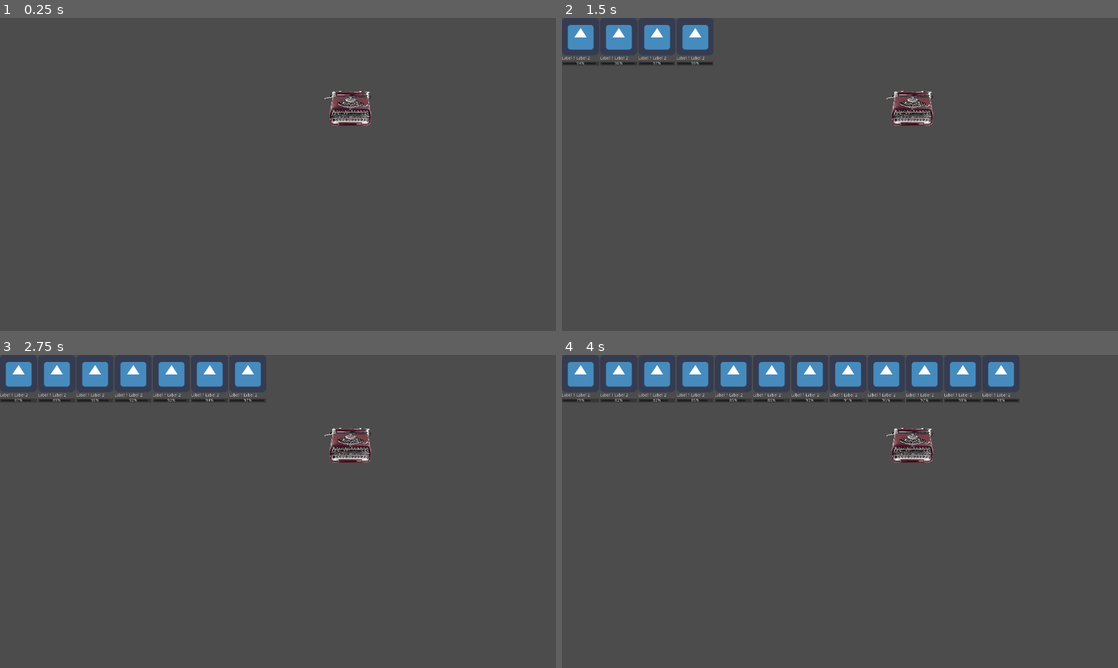
Above: before the commit, frames 1-4 (two rows, left to right).
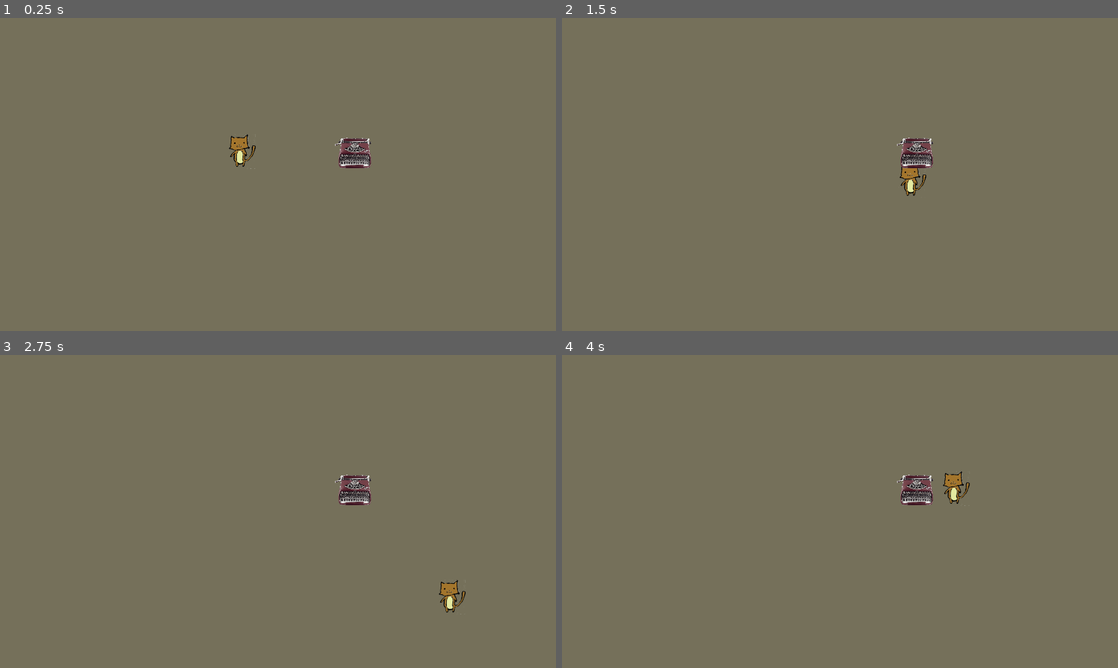
Above: after the commit, the same moments.

Repository: algch/NekoHon
Game: Godot game, scene res://World.tscn
Same seed, same stepped clock (60 frames per second), same inputs: the game is played once before the commit and once after it. The engine's default icon, where the game draws it, is replaced by a stand-in: a white triangle on a blue panel in a dark square.
Inputs:
- Up to frame 1 (0.25 s): no input
- Up to frame 2 (1.5 s): tap Enter at 0.5 s; hold Right (ui_right) 0.53-1.28 s; tap Space (ui_select) at 0.6, 0.77, 1.07, 1.35 s; hold Down (ui_down) from 1.28 s (still down)
- Up to frame 3 (2.75 s): tap Space (ui_select) at 1.52, 1.82, 2.1 s; release Down (ui_down) at 2.03 s; hold Right (ui_right) from 2.03 s (still down)
- Up to frame 4 (4 s): release Right (ui_right) at 2.78 s; hold Up (ui_up) 2.78-3.53 s; tap Space (ui_select) at 2.85, 3.02, 3.32, 3.6, 3.77 s; hold Left (ui_left) from 3.53 s (still down)

The runs differ from the first frame. In frame 1, 100% of the frame differs, in the area x 0-100%, y 0-100%; in frame 2, 100%; in frame 3, 100%; in frame 4, 100%.

Commit message:
wip

Diff:
--- a/Characters/ControllableCharacter.gd
+++ b/Characters/ControllableCharacter.gd
@@ -1,4 +1,5 @@
 extends Character
+
 
 func _unhandled_input(event):
 	if event.is_action_pressed("ui_up"):
@@ -22,4 +23,5 @@
 		x_axis -= 1
 
 	if event.is_action_released("ui_select") and self.action.is_valid():
+		print("calling function")
 		self.action.call_func(self.context)
--- a/Characters/ControllableCharacter.tscn
+++ b/Characters/ControllableCharacter.tscn
@@ -1,12 +1,16 @@
-[gd_scene load_steps=3 format=2]
+[gd_scene load_steps=4 format=2]
 
 [ext_resource path="res://Characters/ControllableCharacter.gd" type="Script" id=1]
+[ext_resource path="res://Characters/Sprites/Cat1.png" type="Texture" id=2]
 
 [sub_resource type="RectangleShape2D" id=1]
-extents = Vector2( 120, 120 )
+extents = Vector2( 60, 60 )
 
 [node name="ControllableCharacter" type="KinematicBody2D"]
 script = ExtResource( 1 )
 
 [node name="CollisionShape2D" type="CollisionShape2D" parent="."]
 shape = SubResource( 1 )
+
+[node name="Sprite" type="Sprite" parent="."]
+texture = ExtResource( 2 )
--- /dev/null
+++ b/Environment/Order.gd
@@ -0,0 +1,23 @@
+extends Node
+
+class_name Order
+
+signal order_created
+
+# Path of stations to become fulfilled
+var station_path = []
+
+var min_time = 10
+var max_time = 20
+
+var wait_time = 0.0
+
+var timer = Timer.new()
+
+func _ready():
+	self.wait_time = randi() % (max_time - min_time + 1) + min_time
+	self.timer.set_wait_time(self.wait_time)
+	self.timer.set_autostart(true)
+	self.add_child(timer)
+
+	emit_signal("order_created", self)
--- /dev/null
+++ b/Environment/Order.tscn
@@ -0,0 +1,6 @@
+[gd_scene load_steps=2 format=2]
+
+[ext_resource path="res://Environment/Order.gd" type="Script" id=1]
+
+[node name="Order" type="Node"]
+script = ExtResource( 1 )
--- a/Environment/ActionListener.gd
+++ b/Environment/Station.gd
@@ -1,18 +1,20 @@
 extends Area2D
 
+
 var characters = {}
-signal action_executed
 
+class_name Station
 
-func execute_action(context):
-	emit_signal("action_executed", context)
+# Extensible function
+func execute_action(_context):
+	pass
 
-func _on_ActionListener_body_entered(body):
+func _on_Station_body_entered(body):
 	if body is Character:
 		characters[body.get_instance_id()] = body
 		body.action = funcref(self, "execute_action")
 
-func _on_ActionListener_body_exited(body):
+func _on_Station_body_exited(body):
 	if body is Character and body.get_instance_id() in characters:
 		characters.erase(body.get_instance_id())
 		body.action = FuncRef.new()
--- a/Environment/ActionListener.tscn
+++ b/Environment/Station.tscn
@@ -1,6 +1,6 @@
 [gd_scene load_steps=3 format=2]
 
-[ext_resource path="res://Environment/ActionListener.gd" type="Script" id=1]
+[ext_resource path="res://Environment/Station.gd" type="Script" id=1]
 
 [sub_resource type="CircleShape2D" id=1]
 radius = 50.0
--- a/Environment/Typewriter/Typewriter.gd
+++ /dev/null
@@ -1,5 +0,0 @@
-extends Node2D
-
-
-func _on_ActionListener_action_executed(context):
-	print("typewriter was actioned, context: ", context)
--- a/Environment/Typewriter/Typewriter.tscn
+++ /dev/null
@@ -1,16 +0,0 @@
-[gd_scene load_steps=4 format=2]
-
-[ext_resource path="res://Environment/ActionListener.tscn" type="PackedScene" id=1]
-[ext_resource path="res://Environment/Typewriter/typewriter_test.png" type="Texture" id=2]
-[ext_resource path="res://Environment/Typewriter/Typewriter.gd" type="Script" id=3]
-
-[node name="Typewriter" type="Node2D"]
-script = ExtResource( 3 )
-
-[node name="Sprite" type="Sprite" parent="."]
-position = Vector2( -6.06161, 2.02058 )
-scale = Vector2( 0.323845, 0.287227 )
-texture = ExtResource( 2 )
-
-[node name="ActionListener" parent="." instance=ExtResource( 1 )]
-[connection signal="action_executed" from="ActionListener" to="." method="_on_ActionListener_action_executed"]
--- /dev/null
+++ b/Environment/TypewriterStation/TypewriterStation.gd
@@ -0,0 +1,6 @@
+extends Station
+
+
+func execute_action(context):
+	if not "book" in context:
+		print("You must have a book, context: ", context)
--- /dev/null
+++ b/Environment/TypewriterStation/TypewriterStation.tscn
@@ -0,0 +1,16 @@
+[gd_scene load_steps=3 format=2]
+
+[ext_resource path="res://Environment/TypewriterStation/typewriter_test.png" type="Texture" id=1]
+[ext_resource path="res://Environment/TypewriterStation/TypewriterStation.gd" type="Script" id=2]
+
+[node name="TypewriterStation" type="Area2D"]
+script = ExtResource( 2 )
+
+[node name="Sprite" type="Sprite" parent="."]
+scale = Vector2( 0.25, 0.25 )
+texture = ExtResource( 1 )
+
+[node name="CollisionPolygon2D" type="CollisionPolygon2D" parent="."]
+polygon = PoolVector2Array( -41.1004, -50.0038, 52.9966, -50.2855, 57.5043, -48.5952, 54.1235, -44.3693, 60.3215, -39.8616, 60.885, -31.4098, 53.5601, -28.8742, 57.786, 2.11581, 62.0119, 27.4713, 55.8139, 49.7278, -43.9177, 50.0095, -50.6792, 33.6693, -46.735, 1.55235, -43.636, -31.4098, -61.1031, -24.6483, -63.9204, -32.8184, -52.0878, -35.0723, -50.9609, -43.5241, -45.6081, -43.5241 )
+[connection signal="body_entered" from="." to="." method="_on_Station_body_entered"]
+[connection signal="body_exited" from="." to="." method="_on_Station_body_exited"]
--- a/Interface/BookRequest.gd
+++ b/Interface/BookRequest.gd
@@ -1,15 +1,13 @@
 extends Control
 
-var min_time = 10
-var max_time = 20
 
+var time := 0.0
+
+func init(order):
+	self.time = order.wait_time
 
 func _ready():
-	var time = randi() % (max_time - min_time + 1) + min_time
-	print("time ", time)
-	$Timer.set_wait_time(time)
-	$Timer.start()
-	$Tween.interpolate_property($VBoxContainer/ProgressBar, "value", 100, 0, $Timer.get_wait_time())
+	$Tween.interpolate_property($VBoxContainer/ProgressBar, "value", 100, 0, self.time)
 	$Tween.start()
 
 func _on_Timer_timeout():
--- a/Interface/HUD.gd
+++ b/Interface/HUD.gd
@@ -1,5 +1,7 @@
 extends Control
-
+var book_request_class = preload("res://Interface/BookRequest.tscn")
 
 func add_book(order):
-	$RequestContainer.add_child(order)
+	var book_request = book_request_class.instance()
+	book_request.init(order)
+	$RequestContainer.add_child(book_request)
--- a/World.gd
+++ b/World.gd
@@ -2,10 +2,11 @@
 
 var book_request_class = preload("res://Interface/BookRequest.tscn")
 
-func _unhandled_input(event):
-	if event.is_action_released("ui_select"):
-		self._on_book_requested()
+func _on_OrderTimer_timeout():
+	var order = Order.new()
+	$Orders.add_child(order)
+	$HUD.add_book(order)
 
-func _on_book_requested():
-	var book = book_request_class.instance()
-	$HUD.add_book(book)
+
+func _on_TypewriterStation_action_executed(context):
+	print("typewriter actioned with ", context)
--- a/World.tscn
+++ b/World.tscn
@@ -1,7 +1,7 @@
 [gd_scene load_steps=5 format=2]
 
 [ext_resource path="res://Characters/ControllableCharacter.tscn" type="PackedScene" id=1]
-[ext_resource path="res://Environment/Typewriter/Typewriter.tscn" type="PackedScene" id=2]
+[ext_resource path="res://Environment/TypewriterStation/TypewriterStation.tscn" type="PackedScene" id=2]
 [ext_resource path="res://Interface/HUD.tscn" type="PackedScene" id=3]
 [ext_resource path="res://World.gd" type="Script" id=4]
 
@@ -15,7 +15,14 @@
 [node name="ControllableCharacter" parent="." instance=ExtResource( 1 )]
 position = Vector2( 831.8, 460.145 )
 
-[node name="Typewriter" parent="." instance=ExtResource( 2 )]
-position = Vector2( 1208.77, 309.713 )
+[node name="HUD" parent="." instance=ExtResource( 3 )]
 
-[node name="HUD" parent="." instance=ExtResource( 3 )]
+[node name="TypewriterStation" parent="." instance=ExtResource( 2 )]
+position = Vector2( 1219.5, 465.956 )
+
+[node name="Orders" type="Node" parent="."]
+
+[node name="OrderTimer" type="Timer" parent="."]
+wait_time = 5.0
+autostart = true
+[connection signal="timeout" from="OrderTimer" to="." method="_on_OrderTimer_timeout"]
--- a/project.godot
+++ b/project.godot
@@ -13,9 +13,21 @@
 "class": "Character",
 "language": "GDScript",
 "path": "res://Characters/Character.gd"
+}, {
+"base": "Node",
+"class": "Order",
+"language": "GDScript",
+"path": "res://Environment/Order.gd"
+}, {
+"base": "Area2D",
+"class": "Station",
+"language": "GDScript",
+"path": "res://Environment/Station.gd"
 } ]
 _global_script_class_icons={
-"Character": ""
+"Character": "",
+"Order": "",
+"Station": ""
 }
 
 [application]
@@ -33,6 +45,38 @@
 window/stretch/mode="viewport"
 window/stretch/aspect="keep"
 
+[input]
+
+ui_left={
+"deadzone": 0.5,
+"events": [ Object(InputEventKey,"resource_local_to_scene":false,"resource_name":"","device":0,"alt":false,"shift":false,"control":false,"meta":false,"command":false,"pressed":false,"scancode":16777231,"unicode":0,"echo":false,"script":null)
+, Object(InputEventJoypadButton,"resource_local_to_scene":false,"resource_name":"","device":0,"button_index":14,"pressure":0.0,"pressed":false,"script":null)
+, Object(InputEventKey,"resource_local_to_scene":false,"resource_name":"","device":0,"alt":false,"shift":false,"control":false,"meta":false,"command":false,"pressed":false,"scancode":65,"unicode":0,"echo":false,"script":null)
+ ]
+}
+ui_right={
+"deadzone": 0.5,
+"events": [ Object(InputEventKey,"resource_local_to_scene":false,"resource_name":"","device":0,"alt":false,"shift":false,"control":false,"meta":false,"command":false,"pressed":false,"scancode":16777233,"unicode":0,"echo":false,"script":null)
+, Object(InputEventJoypadButton,"resource_local_to_scene":false,"resource_name":"","device":0,"button_index":15,"pressure":0.0,"pressed":false,"script":null)
+, Object(InputEventKey,"resource_local_to_scene":false,"resource_name":"","device":0,"alt":false,"shift":false,"control":false,"meta":false,"command":false,"pressed":false,"scancode":68,"unicode":0,"echo":false,"script":null)
+ ]
+}
+ui_up={
+"deadzone": 0.5,
+"events": [ Object(InputEventKey,"resource_local_to_scene":false,"resource_name":"","device":0,"alt":false,"shift":false,"control":false,"meta":false,"command":false,"pressed":false,"scancode":16777232,"unicode":0,"echo":false,"script":null)
+, Object(InputEventJoypadButton,"resource_local_to_scene":false,"resource_name":"","device":0,"button_index":12,"pressure":0.0,"pressed":false,"script":null)
+, Object(InputEventKey,"resource_local_to_scene":false,"resource_name":"","device":0,"alt":false,"shift":false,"control":false,"meta":false,"command":false,"pressed":false,"scancode":87,"unicode":0,"echo":false,"script":null)
+ ]
+}
+ui_down={
+"deadzone": 0.5,
+"events": [ Object(InputEventKey,"resource_local_to_scene":false,"resource_name":"","device":0,"alt":false,"shift":false,"control":false,"meta":false,"command":false,"pressed":false,"scancode":16777234,"unicode":0,"echo":false,"script":null)
+, Object(InputEventJoypadButton,"resource_local_to_scene":false,"resource_name":"","device":0,"button_index":13,"pressure":0.0,"pressed":false,"script":null)
+, Object(InputEventKey,"resource_local_to_scene":false,"resource_name":"","device":0,"alt":false,"shift":false,"control":false,"meta":false,"command":false,"pressed":false,"scancode":83,"unicode":0,"echo":false,"script":null)
+ ]
+}
+
 [rendering]
 
+environment/default_clear_color=Color( 0.462745, 0.443137, 0.356863, 1 )
 environment/default_environment="res://default_env.tres"
Binary file added: Characters/Sprites/Cat1.png
Renamed: Environment/Typewriter/typewriter_test.png -> Environment/TypewriterStation/typewriter_test.png
Not shown, added: Characters/Sprites/Cat1.png~
